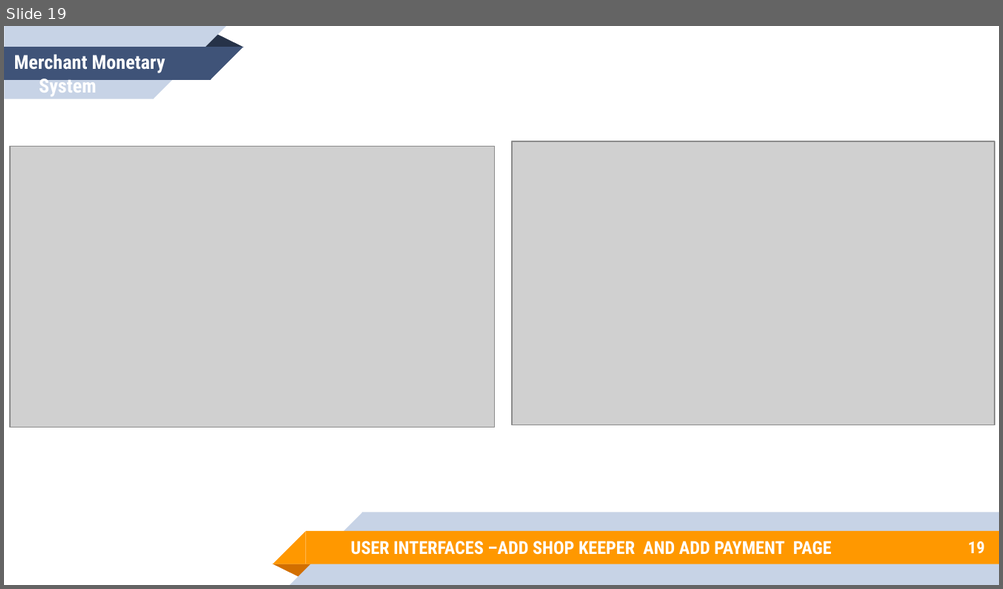
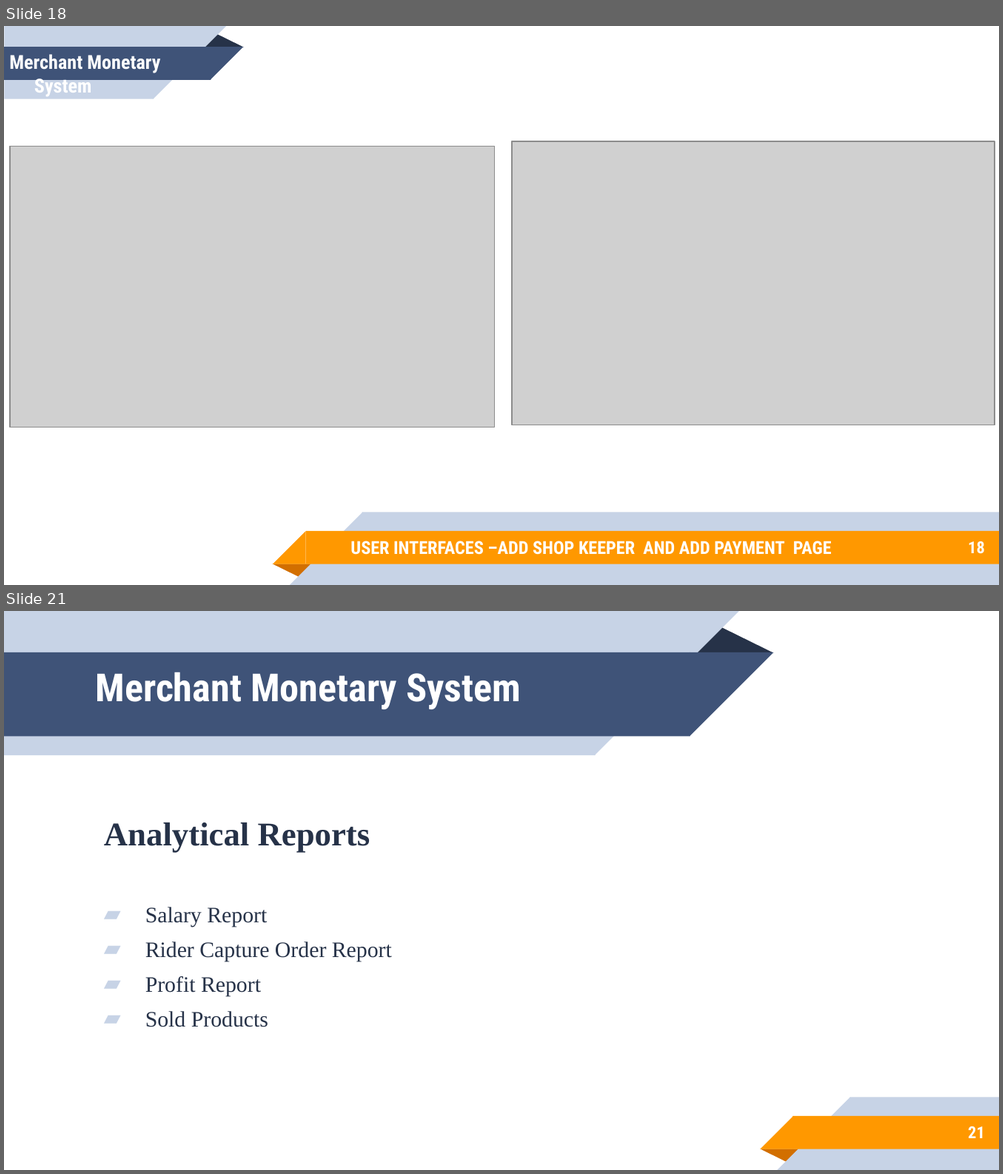
Before and after one commit to hamadhassan/Merchant-Monetary-System, a slide deck: Power Point Slides/PRESENTATION SLIDES.pptx. Shown one above the other, each under a label of ours: slide 19 before the commit, slides 18 and 21 after it; the slides between them are not shown. The pictures are 1003x589 and 1003x1174 pixels, drawn with LibreOffice and Linux fonts; fonts in the diff are those of the drawing; grey boxes stand for pictures. Boxes give left, top, right and bottom in pixels: in the first picture for what was removed or moved away, otherwise in the second. Text is boxed around its words. In the diff, an @@ line names an element or a change of style, - is before the commit and + after.

```diff
--- a/Power Point Slides/PRESENTATION SLIDES.pptx
+++ b/Power Point Slides/PRESENTATION SLIDES.pptx
@@ slide 21 added at (4,611,999,1170), background #FFFFFF @@
@@ group added at (4,611,773,755): 2 rectangles, 2 right triangles, 1 triangle @@
@@ title added at (96,672,521,709), 28 pt, text #FFFFFF, bold @@
+Merchant Monetary System
@@ text added at (104,823,392,1028), 16 pt, text #263248 @@
+Analytical Reports
+▰ Salary Report
+▰ Rider Capture Order Report
+▰ Profit Report
+▰ Sold Products
@@ group added at (760,1097,999,1170): 2 rectangles, 2 right triangles, 1 triangle @@
@@ page number added at (967,1127,984,1139), 12 pt, text #FFFFFF, bold @@
+21
@@ what was slide 19 is now slide 18 @@
@@ slide 18 changed as well @@
@@ text "Merchant Monetary System": place and size @@
-text "Merchant Monetary System" at (14,54,165,96)
+text "Merchant Monetary System" at (9,54,160,96)
@@ page number at (967,542,984,554): text changed @@
-19
+18
```
Also in this commit, not shown: 11 other slides changed, 2 other slides added, 4 other files.
